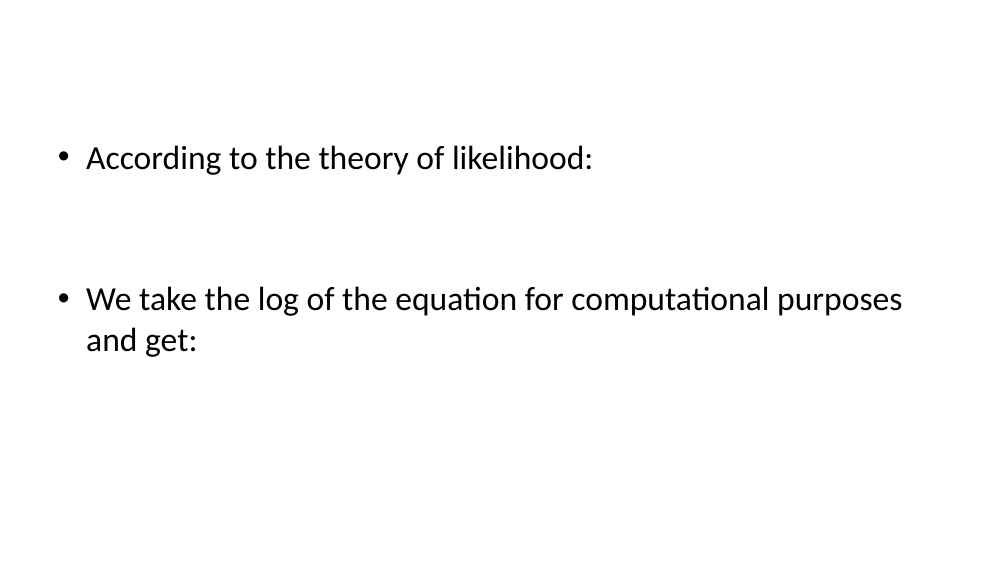
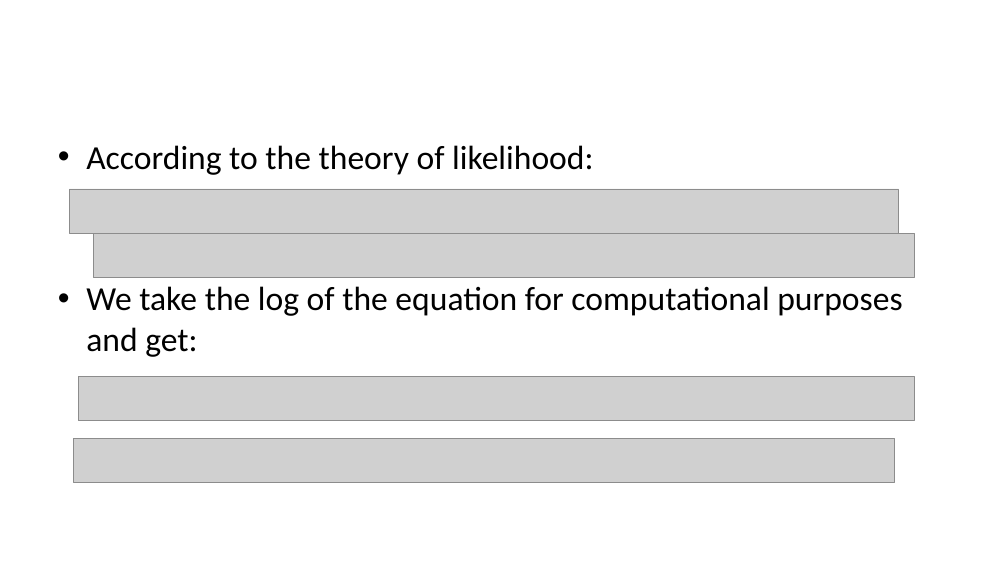
Before and after one commit to alexkcode/pa-541, a slide deck: slide 29 of PA_541_Week_13_PanelDataPart1_PooledCrossSect_STUDENT.pptx. Drawn at 1008x567 pixels with LibreOffice and Linux fonts; fonts in the diff are those of the drawing; grey boxes stand for pictures. Boxes give left, top, right and bottom in pixels: in the first picture for what was removed or moved away, otherwise in the second. Text is boxed around its words. In the diff, an @@ line names an element or a change of style, - is before the commit and + after.

```diff
--- a/PA_541_Week_13_PanelDataPart1_PooledCrossSect_STUDENT.pptx
+++ b/PA_541_Week_13_PanelDataPart1_PooledCrossSect_STUDENT.pptx
@@ text "According to the theory of ..." at [86, 145, 902, 357]: indent changed @@
@@ picture added at [70, 189, 899, 233] @@
@@ picture added at [94, 234, 915, 278] @@
@@ picture added at [78, 377, 914, 420] @@
@@ picture added at [73, 439, 895, 482] @@
```
Also in this commit, not shown: 52 other slides changed, 2 slides added, 2 slides removed, 10 other files.
